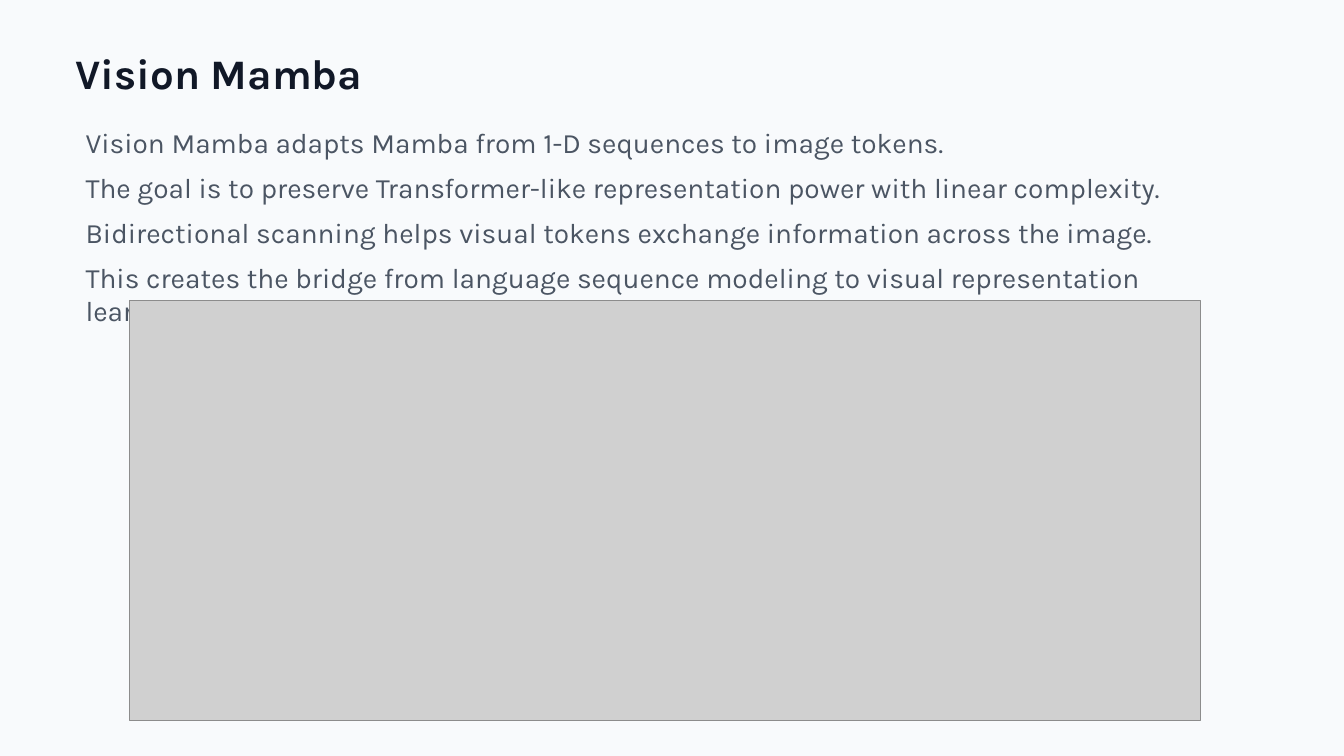
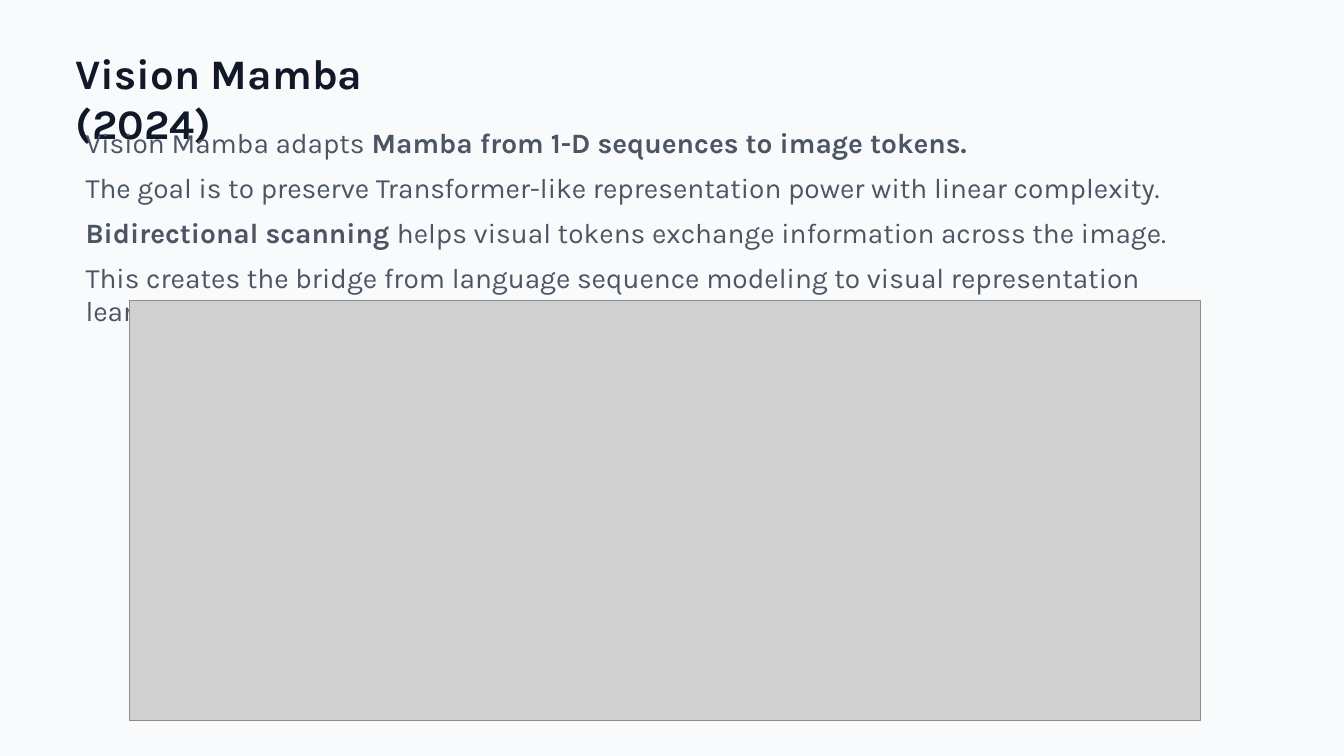
Before and after one commit to zeroxred/research, a slide deck: slide 10 of presentations/05_weekly_summary_s4_to_video_mamba_en.pptx. Drawn at 1344x756 pixels with LibreOffice and Linux fonts; fonts in the diff are those of the drawing; grey boxes stand for pictures. Boxes give left, top, right and bottom in pixels: in the first picture for what was removed or moved away, otherwise in the second. Text is boxed around its words. In the diff, an @@ line names an element or a change of style, - is before the commit and + after.

```diff
--- a/presentations/05_weekly_summary_s4_to_video_mamba_en.pptx
+++ b/presentations/05_weekly_summary_s4_to_video_mamba_en.pptx
@@ text at [75, 59, 362, 150]: text changed @@
-Vision Mamba
+Vision Mamba (2024)
@@ text at [86, 128, 1166, 250]: bold on in "Mamba from 1-D sequences to image tokens.", "Bidirectional scanning" @@
```
Also in this commit, not shown: 11 other slides changed.
